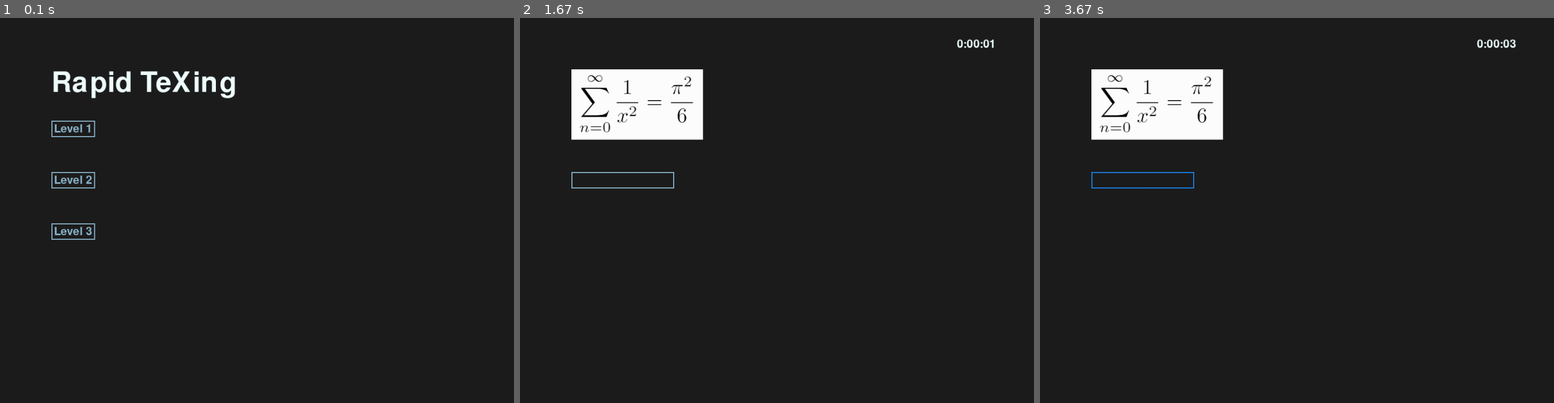
Above: before the commit, frames 1-3 (left to right).
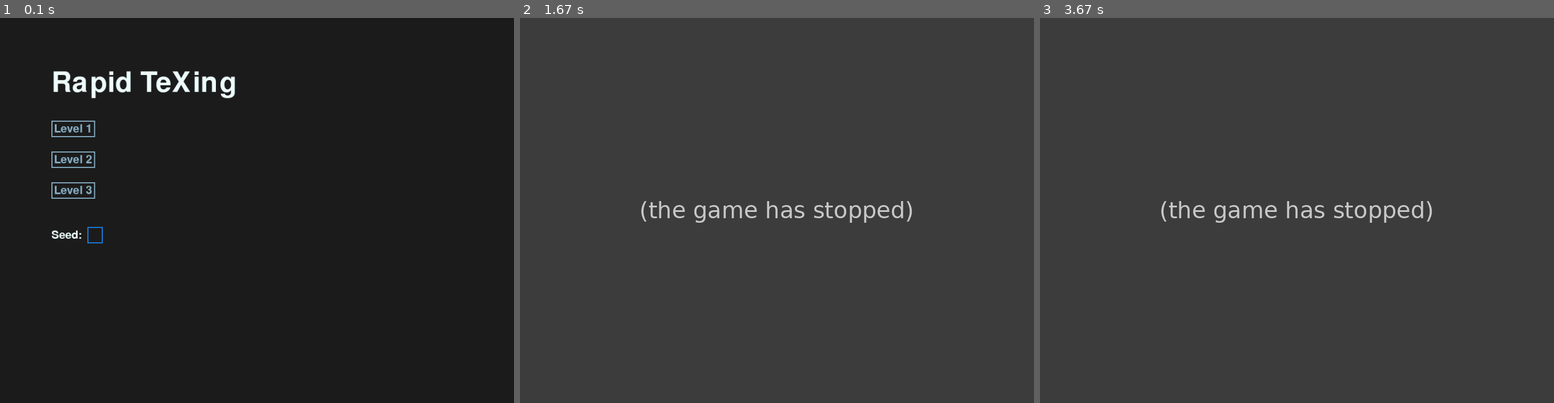
Above: after the commit, the same moments.

Repository: NiamV/OxfordHack
Game: pygame game, started from textInput.py
The game is run twice, just before and just after one commit, with the same random seed, the same clock (stepped at 60 frames per second) and the same inputs.
Inputs (mouse positions are in pixels of both pictures, inside the frame that each line leads up to):
- Up to frame 1 (0.1 s): no input
- Up to frame 2 (1.67 s): click "Level 1" at 0.38 s; click (586, 172) at 0.72 s; click (797, 256) at 1.05 s
- Up to frame 3 (3.67 s): tap Enter at 1.9 s; click (1142, 187) at 2.28 s; click (1343, 110) at 2.62 s; click (1142, 179) at 3.52 s

The runs differ from the first frame. In frame 1, 0.6% of the frame differs, in the area x 10-20%, y 34-59%; in frame 2, 100%, in the area x 0-100%, y 0-100%; in frame 3, 100%.
Error after the commit: ValueError: invalid literal for int() with base 10: '' (textInput.py line 191); the game stopped at 0.4 s (later frames are placeholders)

Commit message:
Added seed input and validity checker

Diff:
--- a/textInput.py
+++ b/textInput.py
@@ -14,7 +14,8 @@
 COLOR_INACTIVE = pg.Color('lightskyblue3')
 COLOR_ACTIVE = pg.Color('dodgerblue2')
 COLOR_MAIN = pg.Color('azure')
-FONT = pg.font.Font(None, 32)
+FONT_SIZE = 32
+FONT = pg.font.Font(None, FONT_SIZE)
 TITLE_FONT = pg.font.Font(None, 80)
 
 LEFT_MARGIN = 100
@@ -33,7 +34,7 @@
         self.img = img
         self.goal_text = goal_text
 
-        self.inputBox = InputBox(LEFT_MARGIN, LEFT_MARGIN + 200, screenWidth - (2 * LEFT_MARGIN), 32)
+        self.inputBox = InputBox(LEFT_MARGIN, LEFT_MARGIN + 200, screenWidth - (2 * LEFT_MARGIN), FONT_SIZE)
 
     def draw(self, screen):
         # Draw the goal image
@@ -84,10 +85,10 @@
 
     def __init__(self, x, y, w, h, text=''):
         self.rect = pg.Rect(x, y, w, h)
-        self.color = COLOR_INACTIVE
+        self.color = COLOR_ACTIVE
         self.text = text
         self.txt_surface = FONT.render(text, True, self.color)
-        self.active = False
+        self.active = True
 
     def handle_event(self, event):
         if event.type == pg.MOUSEBUTTONDOWN:
@@ -114,7 +115,7 @@
 
     def update(self):
         # Resize the box if the text is too long.
-        width = max(200, self.txt_surface.get_width()+10)
+        width = max(self.rect.w, self.txt_surface.get_width()+10)
         self.rect.w = width
 
     def draw(self, screen):
@@ -129,34 +130,55 @@
 
     return '{:d}:{:02d}:{:02d}'.format(h, m, s)
 
+def numPerms (n, p):
+    if n - p == 0:
+        return 1
+    else:
+        return n * numPerms(n-1, p)
+
 def main():
     clock = pg.time.Clock()
     done = False
 
+    # Ensures that the game does not close before the user tells it to
     while not done:
         # Title Screen
-        buttons = [ Button(LEFT_MARGIN, LEFT_MARGIN + 100 + 100 * i, 85, 32, "Level " + str(i+1)) for i in range(NUM_LEVELS) ]
+        SPACING = 60
+        buttons = [ Button(LEFT_MARGIN, LEFT_MARGIN + 100 + SPACING * i, 85, FONT_SIZE, "Level " + str(i+1)) for i in range(NUM_LEVELS) ]
+        seedY = buttons[-1].rect.y + FONT_SIZE + SPACING
+        seedInput = InputBox(LEFT_MARGIN + 70, seedY - 5, 30, FONT_SIZE)
         notSelected = True
         level = 0
 
+        def isValidSeed (s):
+            return s > 0 and s <= numPerms(imageCount, GAME_LENGTH)
+
+        # Keeps user on Title Screen until a level is selected
         while notSelected:
             for event in pg.event.get():
                 if event.type == pg.QUIT:
                     sys.exit("Game closed")
+                seedInput.handle_event(event)
                 for button in buttons:
                     button.handle_event(event)
-
+                    if button.active:
+                        # Sets 'level' to the selected variable and exits the title screen
+                        level = int(button.text[-1])
+                        notSelected = False
+                        break
+
+            # Clears screen
             screen.fill((30, 30, 30))
 
+            # Blits game name and buttons
+            screen.blit(TITLE_FONT.render("Rapid TeXing", True, COLOR_MAIN), (LEFT_MARGIN, LEFT_MARGIN))
+            screen.blit(FONT.render("Seed: ", True, COLOR_MAIN), (LEFT_MARGIN, seedY))
+            seedInput.update()
+            seedInput.draw(screen)
             for button in buttons:
                 button.draw(screen)
-                if button.active:
-                    # Sets 'level' to the selected variable and exits the title screen
-                    level = int(button.text[-1])
-                    notSelected = False
-                    break
-
-            screen.blit(TITLE_FONT.render("Rapid TeXing", True, COLOR_MAIN), (LEFT_MARGIN, LEFT_MARGIN))
+
+            # Refreshes display
             pg.display.flip()
 
         # Stopwatch setup
@@ -166,7 +188,10 @@
 
         # Sets the number of problems done to 0
         count = 0
-        n = random.randint(1,imageCount*(imageCount-1)*(imageCount-2))
+        if (isValidSeed(int(seedInput.text))):
+            n = int(seedInput.text)
+        else:
+            n = random.randint(1,imageCount*(imageCount-1)*(imageCount-2))
         threeImages =  imageMapping.images(n, imageCount) # 3-tuple with the 3 id ints
         eqImg = [pg.image.load("static/Eq" + str(threeImages[i]) + ".png") for i in range(0,3) ]
         eqTxt = [equationsFile[threeImages[i]-1] for i in range(0,3) ]
Not shown, changed: checker.pyc
